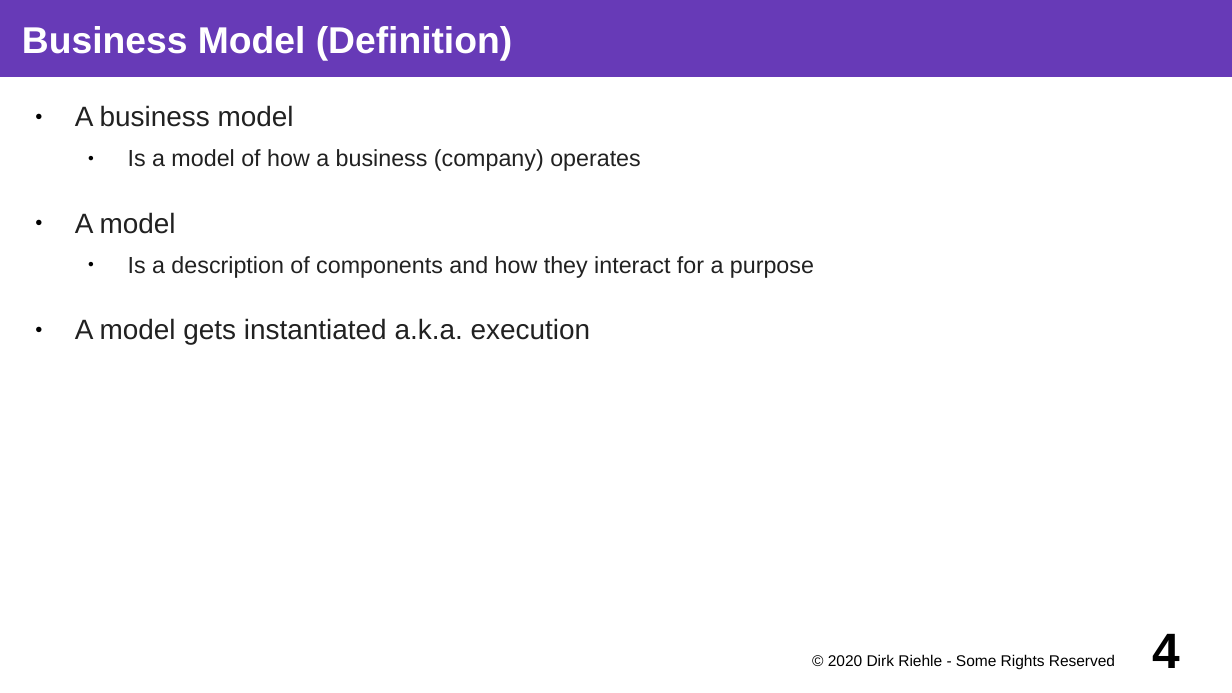
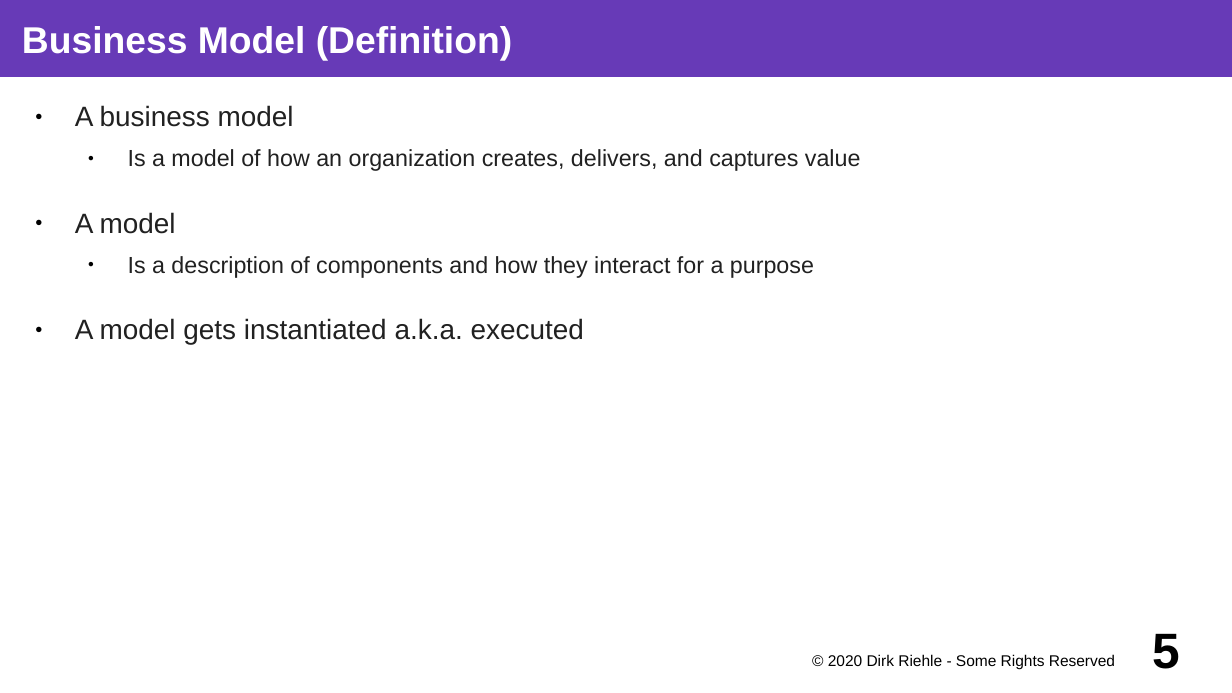
Before and after one commit to dirkriehle/coss-course, a slide deck: slide 5 of Lecture slides/COSS B04 - Business Models.odp (slide 4 before the commit). Drawn at 1232x693 pixels with LibreOffice and Linux fonts; fonts in the diff are those of the drawing. Boxes give left, top, right and bottom in pixels: in the first picture for what was removed or moved away, otherwise in the second. Text is boxed around its words. In the diff, an @@ line names an element or a change of style, - is before the commit and + after.

Commit message:
Added first version of business model slide deck

```diff
--- a/Lecture slides/COSS B04 - Business Models.odp
+++ b/Lecture slides/COSS B04 - Business Models.odp
@@ text at (128,149,861,171): text changed @@
-  ● Is a model of how a business (company) operates
+  ● Is a model of how an organization creates, delivers, and captures value
@@ text at (75,318,584,345): text changed @@
-● A model gets instantiated a.k.a. execution
+● A model gets instantiated a.k.a. executed
@@ page number at (1152,633,1180,669): text changed @@
-4
+5
```
Also in this commit, not shown: 13 other slides changed, 22 slides added, 2 slides removed, 3 other files.
